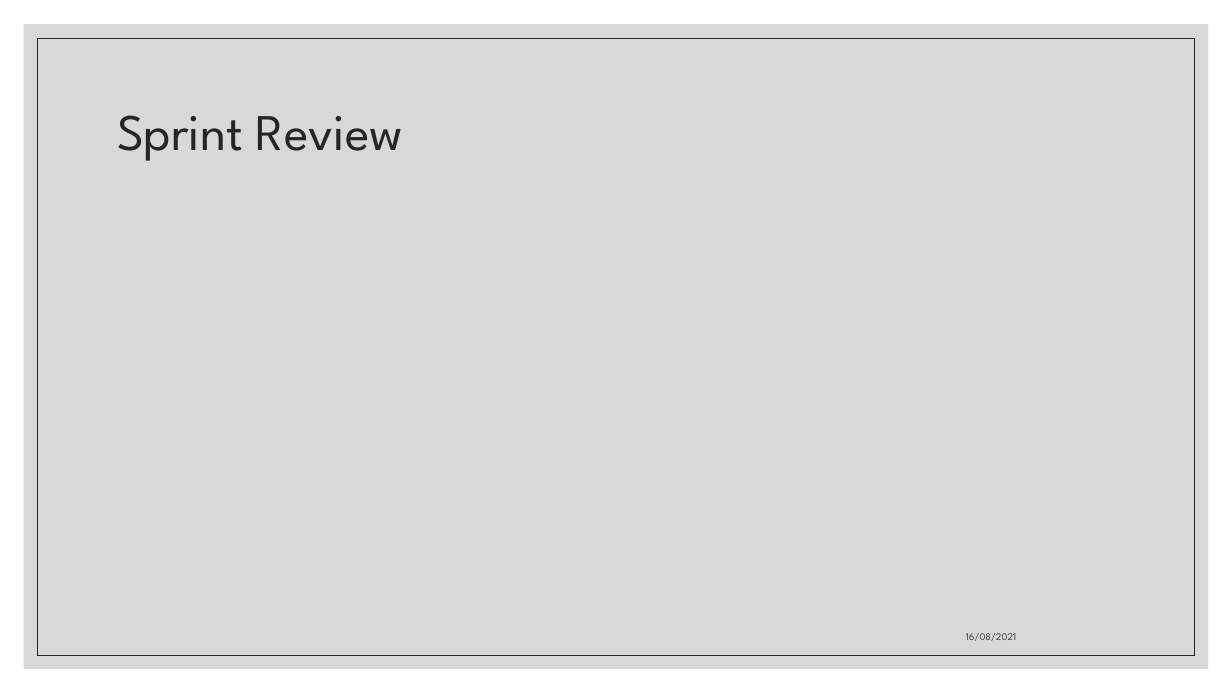
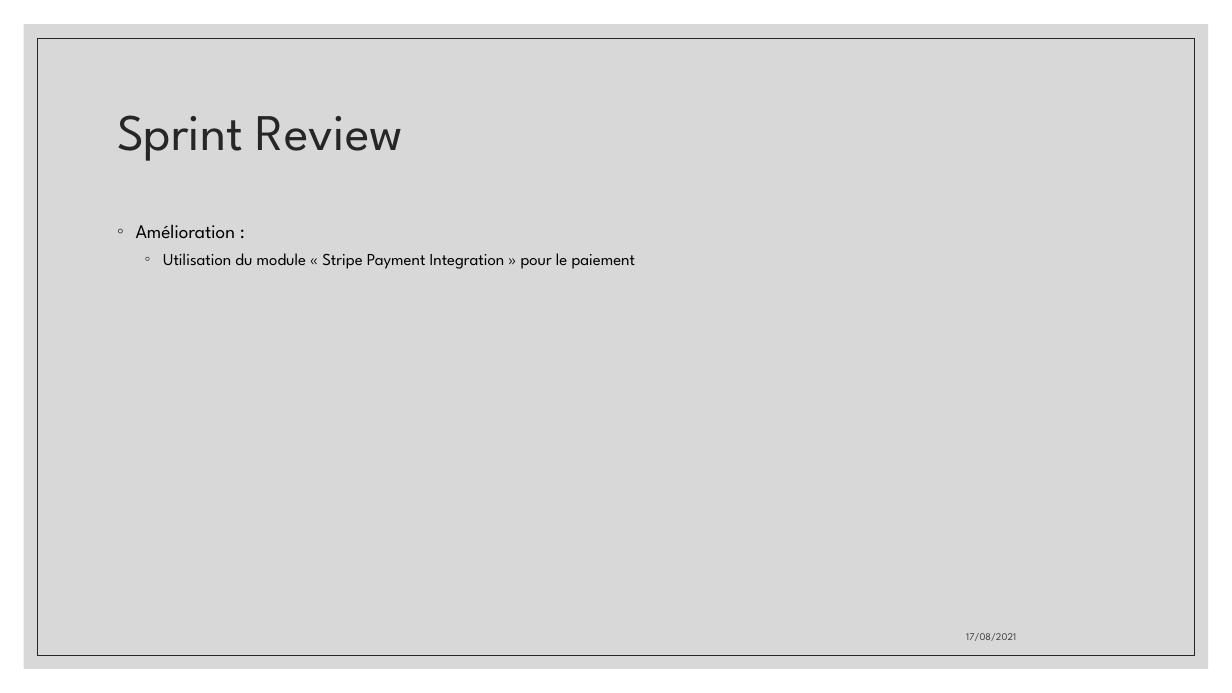
Before and after one commit to JeanTalgornThomas/scrumprojet, a slide deck: slide 11 of présentation.pptx (slide 9 before the commit). Drawn at 1232x693 pixels with LibreOffice and Linux fonts; fonts in the diff are those of the drawing. Boxes give left, top, right and bottom in pixels: in the first picture for what was removed or moved away, otherwise in the second. Text is boxed around its words. In the diff, an @@ line names an element or a change of style, - is before the commit and + after.

```diff
--- a/présentation.pptx
+++ b/présentation.pptx
@@ text added at [136, 224, 636, 269], 13 pt, text #000000 @@
+◦ Amélioration :
+  ◦ Utilisation du module « Stripe Payment Integration » pour le paiement
@@ text at [966, 633, 1016, 641]: text changed @@
-16/08/2021
+17/08/2021
```
Also in this commit, not shown: 8 other slides changed, 2 slides added, 1 other file.
